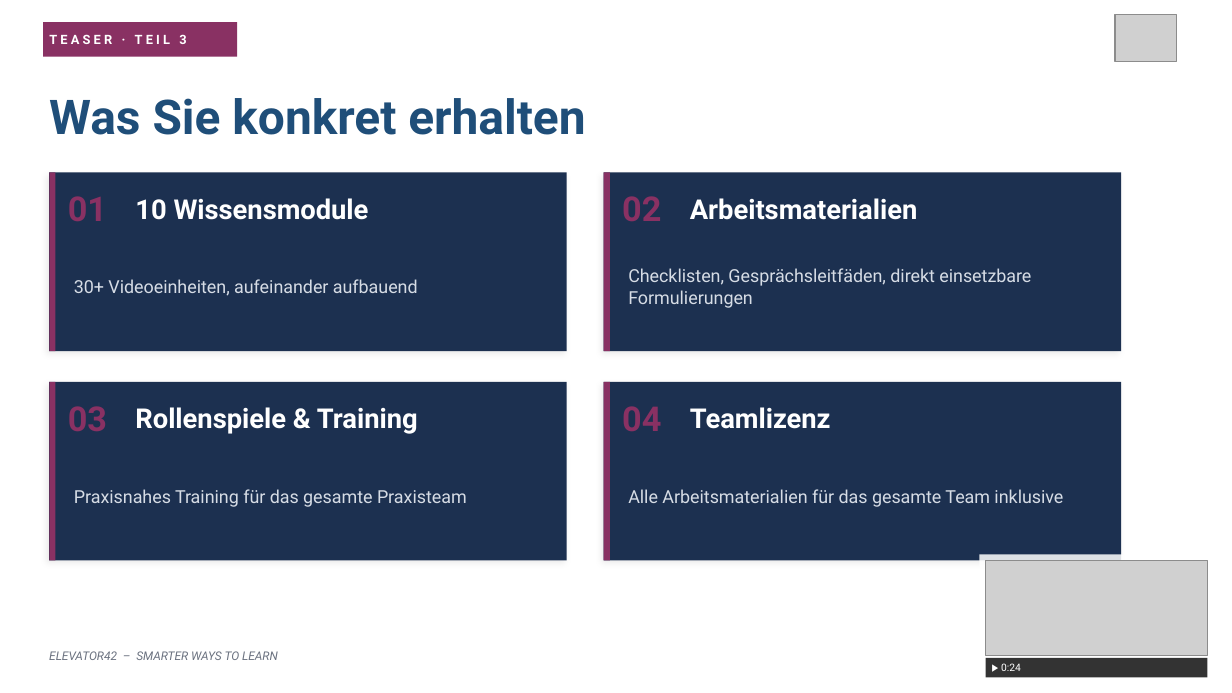
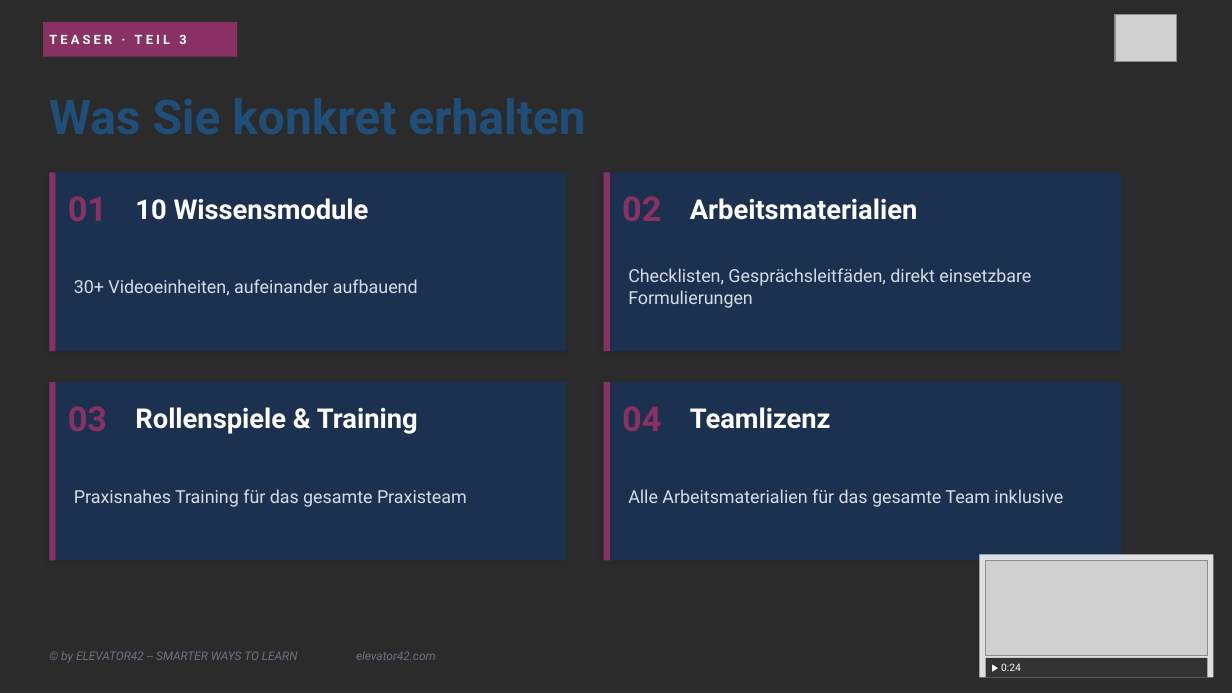
Before and after one commit to Dereinkommensberater/elevator42-kurs, a slide deck: slide 6 of praesentationen-pptx/Elevator42_ModulTeaser_Slides.pptx (slide 5 before the commit). Drawn at 1232x693 pixels with LibreOffice and Linux fonts; fonts in the diff are those of the drawing; grey boxes stand for pictures; background and template pictures are left out; a plain dark background stands for a picture behind light text. Boxes give left, top, right and bottom in pixels: in the first picture for what was removed or moved away, otherwise in the second. Text is boxed around its words. In the diff, an @@ line names an element or a change of style, - is before the commit and + after.

```diff
--- a/praesentationen-pptx/Elevator42_ModulTeaser_Slides.pptx
+++ b/praesentationen-pptx/Elevator42_ModulTeaser_Slides.pptx
@@ background #FFFFFF to picture (left out) @@
@@ text at (61,651,436,663): text changed @@
-ELEVATOR42 – SMARTER WAYS TO LEARN
+© by ELEVATOR42 -- SMARTER WAYS TO LEARN elevator42.com
```
Also in this commit, not shown: 5 other slides changed, 2 slides added, 1 slide removed, 1 other file.
